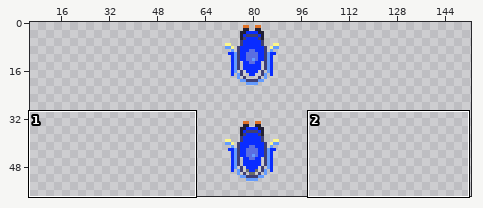
Edited in one commit: pixel-art file (resource/StarBowler/Spritesheet.ase). Above, an overview of the earlier version with the close-up marked.
Close-up. Earlier state:
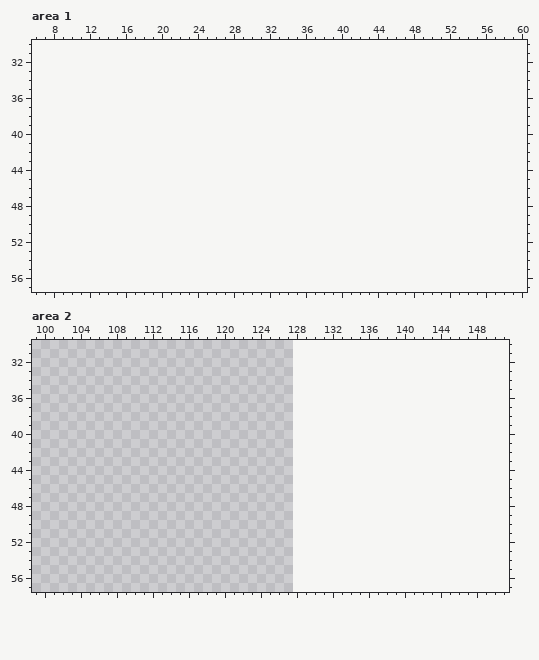
64x64 pixels, 1 frame. Shown: area 1: x 6..60, y 30..57; area 2: x 99..151, y 30..57. The old version is drawn lined up with the new one, on the new canvas. The wide view leaves out empty margins.
After the commit:
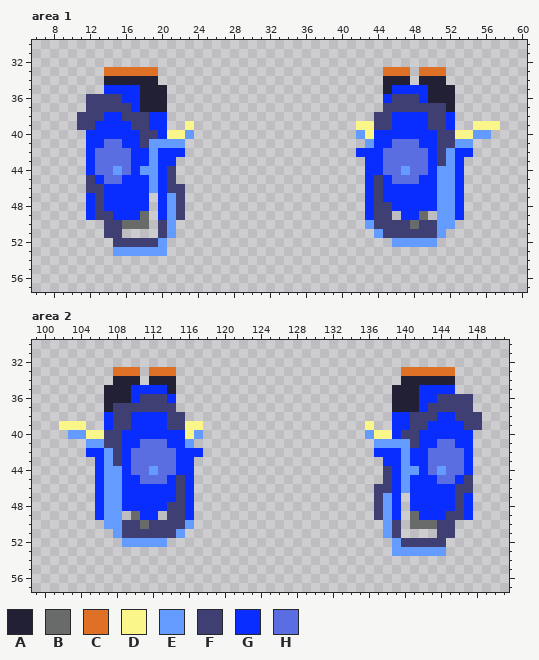
Palette (. is transparent): A #222034  B #696a6a  C #df7126  D #fbf689  E #639bff  F #3f3f74  G #092cff  H #5b6ee1
Commit message: Fixed sprite drawing code, and added frames for rotation animation
Changes in this commit:
canvas 64x64 -> 256x256, the old top-left corner now at 64,0
Area 1:
y 33: x 14..19 ...... -> CCCCCC; x 45..47 ... -> CCC; x 49..51 ... -> CCC
y 34: x 14..19 ...... -> AAAAAA; x 45..47 ... -> AAA; x 49..51 ... -> AAA
y 35: x 14..20 ....... -> GGGGAAA; x 45..52 ........ -> AGGGGAAA
y 36: x 12..20 ......... -> FFFFGGAAA; x 45..52 ........ -> GFFFGAAA
y 37: x 12..20 ......... -> FFFFFGAAA; x 45..52 ........ -> FFFFFFFA
y 38: x 11..20 .......... -> FFFGGFFFGG; x 44..52 ......... -> FFGGGGFFG
y 39: x 11..20 .......... -> FFGGGGFFGG; x 23 . -> D; x 42..52 ........... -> DDFFGGGGFFG; x 55..57 ... -> DDD
y 40: x 12..23 ............ -> GGGGGGFFGDDE; x 42..56 ............... -> EDGGGGGGGFFDDEE
y 41: x 12..22 ........... -> GGHHGGFEEEE; x 43..54 ............ -> EGGHHHGGFFEE
y 42: x 12..22 ........... -> GHHHHGGEGGG; x 42..54 ............. -> GGGHHHHHGFEGG
y 43: x 12..21 .......... -> GHHHHGGEGG; x 43..53 ........... -> GGHHHHHGFEG
y 44: x 12..21 .......... -> GHHEHGEEGF; x 43..53 ........... -> GGHHEHHGEEG
y 45: x 12..21 .......... -> FGHHGGGEGF; x 43..53 ........... -> GFGHHHGGEEG
y 46: x 12..22 ........... -> FFGGGGGEGFF; x 43..53 ........... -> GFGGGGGGEEG
y 47: x 12..18 ....... -> GFGGGGG; x 20..22 ... -> GEF; x 43..53 ........... -> GFGGGGGGEEG
y 48: x 12..18 ....... -> GFGGGGG; x 20..22 ... -> GEF; x 43..53 ........... -> GFFGGGGGEEG
y 49: x 12..18 ....... -> GFFGGGB; x 20..22 ... -> GEF; x 43..45 ... -> GFF; x 47..49 ... -> GGB; x 51..53 ... -> EEG
y 50: x 14..18 ..... -> FFBBB; x 20..21 .. -> FE; x 43..52 .......... -> EFFFFBFFEE
y 51: x 14..15 .. -> FF; x 20..21 .. -> FE; x 44..51 ........ -> EFFFFFFE
y 52: x 15..20 ...... -> FFFFFE; x 46..50 ..... -> EEEEE
y 53: x 15..20 ...... -> EEEEEE
Area 2:
y 33: x 108..110 ... -> CCC; x 112..114 ... -> CCC; x 140..145 ...... -> CCCCCC
y 34: x 108..110 ... -> AAA; x 112..114 ... -> AAA; x 140..145 ...... -> AAAAAA
y 35: x 107..114 ........ -> AAAGGGGA; x 139..145 ....... -> AAAGGGG
y 36: x 107..114 ........ -> AAAGFFFG; x 139..147 ......... -> AAAGGFFFF
y 37: x 107..114 ........ -> AFFFFFFF; x 139..147 ......... -> AAAGFFFFF
y 38: x 107..115 ......... -> GFFGGGGFF; x 139..148 .......... -> GGFFFGGFFF
y 39: x 102..104 ... -> DDD; x 107..117 ........... -> GFFGGGGFFDD; x 136 . -> D; x 139..148 .......... -> GGFFGGGGFF
y 40: x 103..117 ............... -> EEDDFFGGGGGGGDE; x 136..147 ............ -> EDDGFFGGGGGG
y 41: x 105..116 ............ -> EEFFGGHHHGGE; x 137..147 ........... -> EEEEFGGHHGG
y 42: x 105..117 ............. -> GGEFGHHHHHGGG; x 137..147 ........... -> GGGEGGHHHHG
y 43: x 106..116 ........... -> GEFGHHHHHGG; x 138..147 .......... -> GGEGGHHHHG
y 44: x 106..116 ........... -> GEEGHHEHHGG; x 138..147 .......... -> FGEEGHEHHG
y 45: x 106..116 ........... -> GEEGGHHHGFG; x 138..147 .......... -> FGEGGGHHGF
y 46: x 106..116 ........... -> GEEGGGGGGFG; x 137..147 ........... -> FFGEGGGGGFF
y 47: x 106..116 ........... -> GEEGGGGGGFG; x 137..139 ... -> FEG; x 141..147 ....... -> GGGGGFG
y 48: x 106..116 ........... -> GEEGGGGGFFG; x 137..139 ... -> FEG; x 141..147 ....... -> GGGGGFG
y 49: x 106..108 ... -> GEE; x 110..112 ... -> BGG; x 114..116 ... -> FFG; x 137..139 ... -> FEG; x 141..147 ....... -> BGGGFFG
y 50: x 107..116 .......... -> EEFFBFFFFE; x 138..139 .. -> EF; x 141..145 ..... -> BBBFF
y 51: x 108..115 ........ -> EFFFFFFE; x 138..139 .. -> EF; x 144..145 .. -> FF
y 52: x 109..113 ..... -> EEEEE; x 139..144 ...... -> EFFFFF
y 53: x 139..144 ...... -> EEEEEE
Changed places in both close-ups, as pixel boxes (x1, y1, x2, y2):
added: (77, 67, 194, 256)
added: (356, 67, 500, 247)
added: (59, 367, 203, 547)
added: (365, 367, 482, 556)
